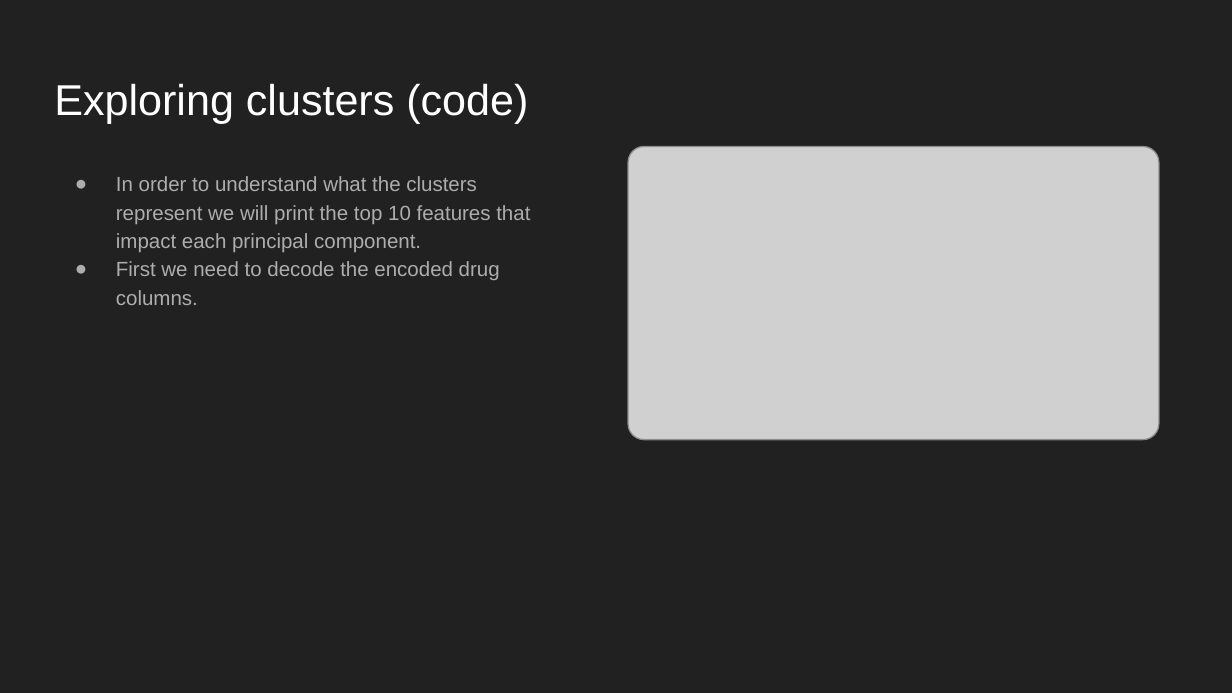
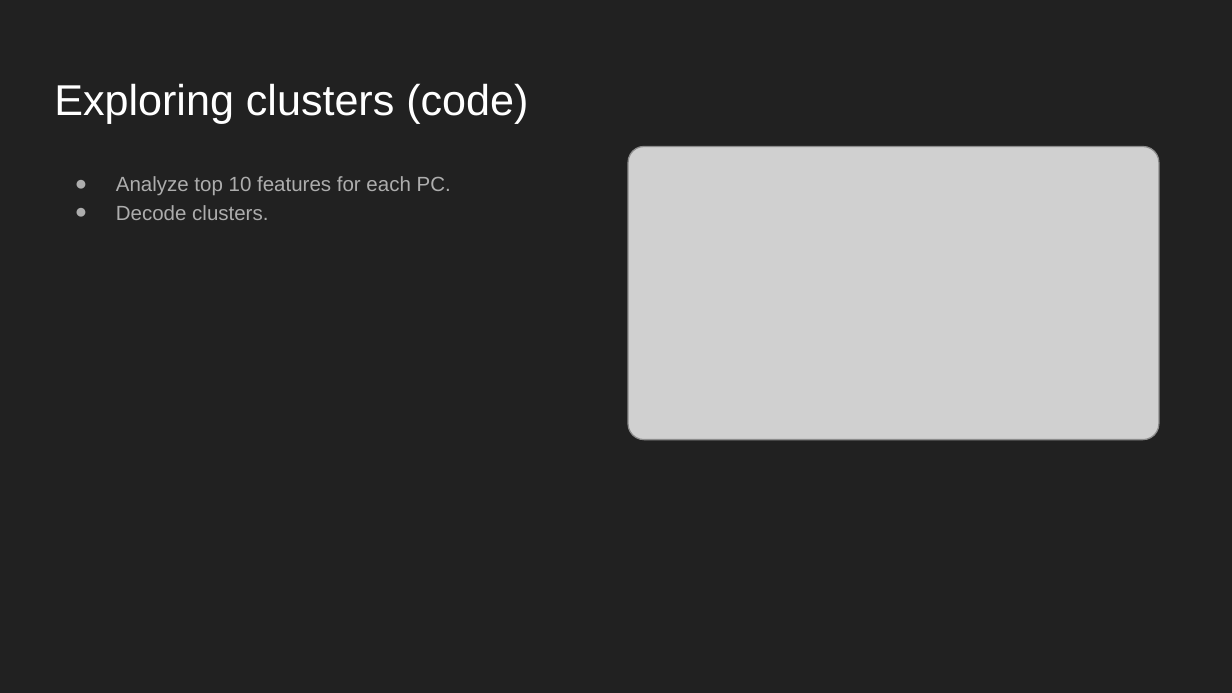
Before and after one commit to CountDer3k/Homework-AIH-2025, a slide deck: slide 15 of HW4 (Self Learning)/Self-Learning Tutorial.pptx. Drawn at 1232x693 pixels with LibreOffice and Linux fonts; fonts in the diff are those of the drawing; grey boxes stand for pictures. Boxes give left, top, right and bottom in pixels: in the first picture for what was removed or moved away, otherwise in the second. Text is boxed around its words. In the diff, an @@ line names an element or a change of style, - is before the commit and + after.

```diff
--- a/HW4 (Self Learning)/Self-Learning Tutorial.pptx
+++ b/HW4 (Self Learning)/Self-Learning Tutorial.pptx
@@ text at [116, 176, 451, 220]: text changed @@
-● In order to understand what the clusters represent we will print the top 10 features that impact each principal component.
-● First we need to decode the encoded drug columns.
+● Analyze top 10 features for each PC.
+● Decode clusters.
```
Also in this commit, not shown: 12 other slides changed.
